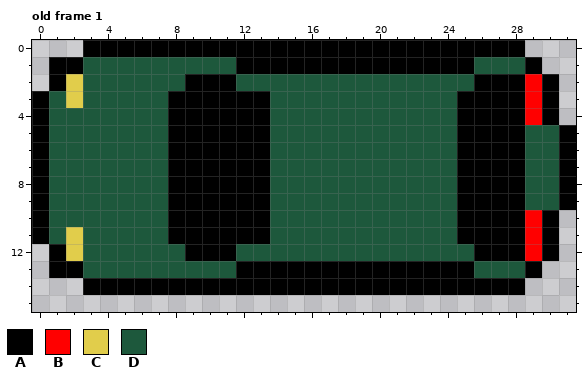
Two versions of one pixel-art file, car.aseprite. That is the earlier state.
32x16 pixels, 2 frames. Shown: old frame 1.
Palette (. is transparent): A #000000  B #ff0000  C #e1cd4b  D #1d583c
Pixels before, old frame 1, first column x 0:
 0 ...AAAAAAAAAAAAAAAAAAAAAAAAAA...
 1 .AADDDDDDDDDAAAAAAAAAAAAAADDDA..
 2 .ACDDDDDDAAADDDDDDDDDDDDDDAAABA.
 3 ADCDDDDDAAAAAADDDDDDDDDDDAAAABA.
 4 ADDDDDDDAAAAAADDDDDDDDDDDAAAABA.
 5 ADDDDDDDAAAAAADDDDDDDDDDDAAAADDA
 6 ADDDDDDDAAAAAADDDDDDDDDDDAAAADDA
 7 ADDDDDDDAAAAAADDDDDDDDDDDAAAADDA
 8 ADDDDDDDAAAAAADDDDDDDDDDDAAAADDA
 9 ADDDDDDDAAAAAADDDDDDDDDDDAAAADDA
10 ADDDDDDDAAAAAADDDDDDDDDDDAAAABA.
11 ADCDDDDDAAAAAADDDDDDDDDDDAAAABA.
12 .ACDDDDDDAAADDDDDDDDDDDDDDAAABA.
13 .AADDDDDDDDDAAAAAAAAAAAAAADDDA..
14 ...AAAAAAAAAAAAAAAAAAAAAAAAAA...
After:
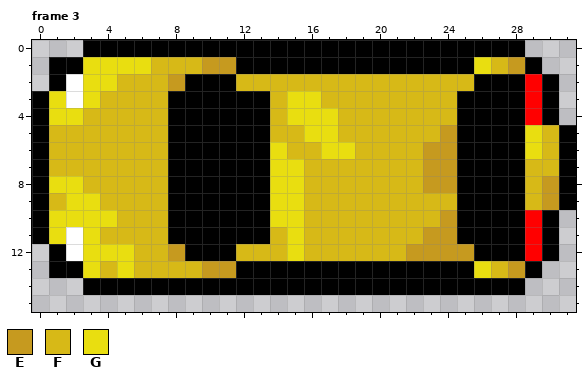
Colours new in this view: E #c69a1f  F #d7b917  G #e9de10
A new or re-ordered frame is compared with the old frame closest to it.
The exact change:
frames 2 -> 3
colour C: #e1cd4b -> #ffffff
Frame 3 is new; against old frame 1:
y 1: x 3..11 DDDDDDDDD -> GGGGFFFEE; x 26..28 DDD -> GFE
y 2: x 3..8 DDDDDD -> GGFFFE; x 12..25 DDDDDDDDDDDDDD -> FFFFFFFFFFFFFF
y 3: x 1 D -> G; x 3..7 DDDDD -> GFFFF; x 14..24 DDDDDDDDDDD -> FGGFFFFFFFF
y 4: x 1..7 DDDDDDD -> GGFFFFF; x 14..24 DDDDDDDDDDD -> FGGGFFFFFFF
y 5: x 1..7 DDDDDDD -> FFFFFFF; x 14..24 DDDDDDDDDDD -> FFGGFFFFFFE; x 29..30 DD -> GF
y 6: x 1..7 DDDDDDD -> FFFFFFF; x 14..24 DDDDDDDDDDD -> GFFGGFFFFEE; x 29..30 DD -> GF
y 7: x 1..7 DDDDDDD -> FFFFFFF; x 14..24 DDDDDDDDDDD -> GGFFFFFFFEE; x 29..30 DD -> FF
y 8: x 1..7 DDDDDDD -> GGFFFFF; x 14..24 DDDDDDDDDDD -> GGFFFFFFFEE; x 29..30 DD -> FE
y 9: x 1..7 DDDDDDD -> FGGFFFF; x 14..24 DDDDDDDDDDD -> GGFFFFFFFFF; x 29..30 DD -> FE
y 10: x 1..7 DDDDDDD -> GGGGFFF; x 14..24 DDDDDDDDDDD -> GGFFFFFFFFE
y 11: x 1 D -> G; x 3..7 DDDDD -> GFFFF; x 14..24 DDDDDDDDDDD -> FGFFFFFFFEE
y 12: x 3..8 DDDDDD -> GGGFFE; x 12..25 DDDDDDDDDDDDDD -> FFFGFFFFFFEEEE
y 13: x 3..11 DDDDDDDDD -> GFGFFFFEE; x 26..28 DDD -> GFE
